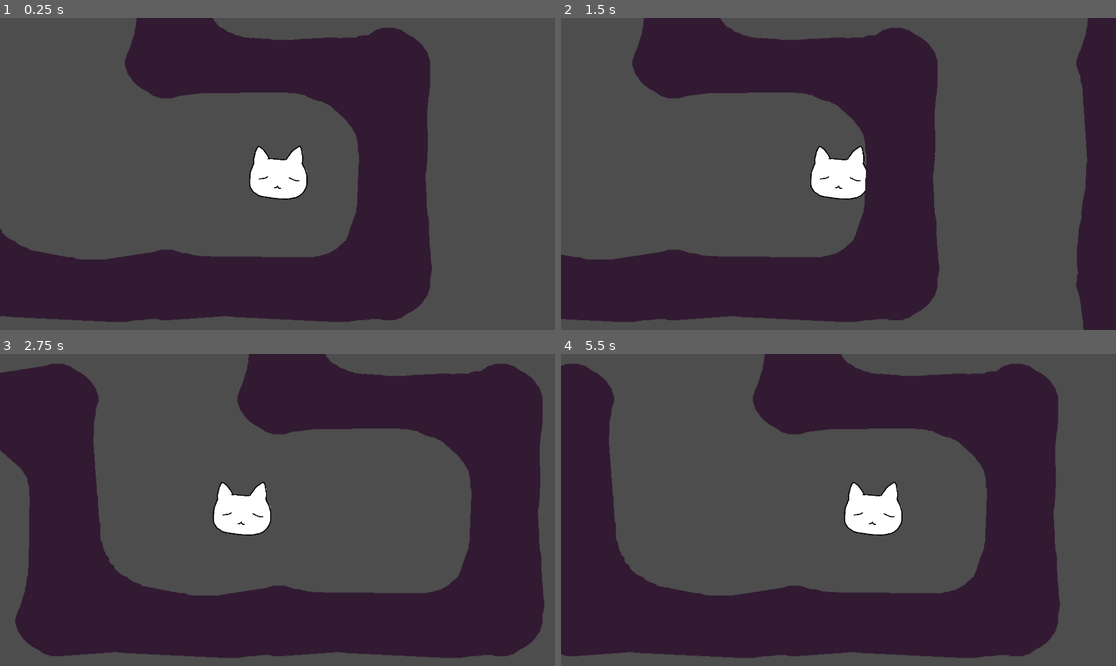
Above: before the commit, frames 1-4 (two rows, left to right).
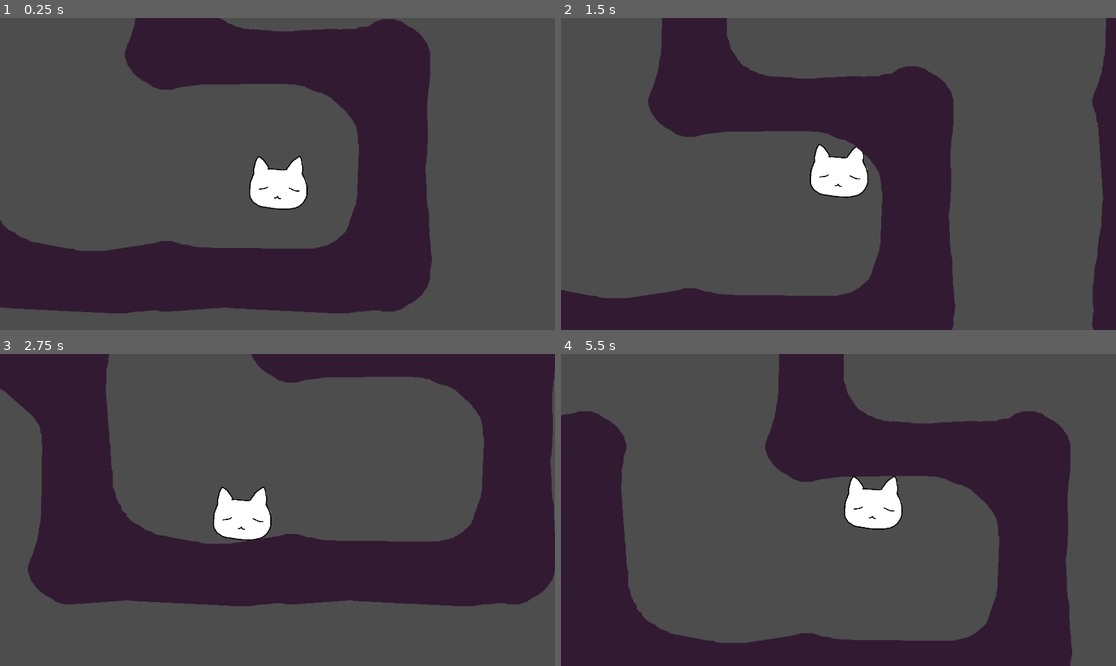
Above: after the commit, the same moments.

Repository: emeryplyler/Paths
Game: Godot game, scene res://main_game_scene/root.tscn
The game is run twice, just before and just after one commit, with the same random seed, the same clock (stepped at 60 frames per second) and the same inputs.
Inputs:
- Up to frame 1 (0.25 s): no input
- Up to frame 2 (1.5 s): tap Enter (ui_accept) at 0.5, 0.6 s; hold D (Right) from 0.53 s (still down); tap Space (Jump, bound only after the commit) at 0.77, 0.8, 1.07, 1.35 s
- Up to frame 3 (2.75 s): tap Space (Jump, bound only after the commit) at 1.52, 1.82, 2.3 s; tap Enter (ui_accept) at 1.55, 2.1 s; release D (Right) at 2.03 s; hold A (Left) from 2.03 s (still down)
- Up to frame 4 (5.5 s): release A (Left) at 2.78 s; hold D (Right) 2.78-4.28 s; tap Enter (ui_accept) at 2.85, 4.35, 5.1 s; tap Space (Jump, bound only after the commit) at 3.02, 3.32, 3.6, 3.77, 4.07, 4.52, 4.82, 5.3 s; hold A (Left) 4.28-5.03 s; hold D (Right) from 5.03 s (still down)

The runs differ from the first frame. In frame 1, 7.2% of the frame differs, in the area x 0-78%, y 0-98%; in frame 2, 26%; in frame 3, 43%, in the area x 0-100%, y 0-98%; in frame 4, 30%.

Commit message:
jumping, gravity, partial wall jump

Diff:
--- a/main_game_scene/Maze.gd
+++ b/main_game_scene/Maze.gd
@@ -55,6 +55,8 @@
 	new_portal.position = pos
 	add_child(new_portal)
 	current_portal_inst = new_portal
+	if current_portal_inst == null:
+		print("ERROR: current_portal_inst is null")
 
 func destroy_portal():
 	remove_child(current_portal_inst)
--- a/main_game_scene/root.tscn
+++ b/main_game_scene/root.tscn
@@ -111,6 +111,8 @@
 collision_mask = 5
 script = ExtResource("1_uu05j")
 SPEED = 500.0
+JUMP_VELOCITY = -600.0
+WALL_PUSH_VELOCITY = 500
 
 [node name="CollisionShape2D" type="CollisionShape2D" parent="Player"]
 shape = SubResource("RectangleShape2D_flqml")
--- a/player/PlayerMovement.gd
+++ b/player/PlayerMovement.gd
@@ -2,32 +2,53 @@
 
 
 @export var SPEED = 300.0
-#const JUMP_VELOCITY = -400.0
+@export var JUMP_VELOCITY = -400.0
+@export var WALL_PUSH_VELOCITY = 0
+
+var facing_left: bool = false
 
 # Get the gravity from the project settings to be synced with RigidBody nodes.
-#var gravity = ProjectSettings.get_setting("physics/2d/default_gravity")
+var gravity = ProjectSettings.get_setting("physics/2d/default_gravity")
 
 
-func _physics_process(_delta):
+func _physics_process(delta):
 	# Add the gravity.
-	#if not is_on_floor():
-		#velocity.y += gravity * delta
+	if not is_on_floor():
+		velocity.y += gravity * delta
 
 	# Handle jump.
-	#if Input.is_action_just_pressed("ui_accept") and is_on_floor():
-		#velocity.y = JUMP_VELOCITY
+	if Input.is_action_just_pressed("Jump") and is_on_floor():
+		velocity.y = JUMP_VELOCITY
+
+	if Input.is_action_just_pressed("Jump") and is_on_wall() and not is_on_floor():
+		velocity.y = JUMP_VELOCITY
+		if facing_left:
+			velocity.x = WALL_PUSH_VELOCITY
+		else:
+			velocity.x = -WALL_PUSH_VELOCITY
+		print(velocity)
+		print(facing_left)
+
 
 	# Get the input direction and handle the movement/deceleration.
 	# As good practice, you should replace UI actions with custom gameplay actions.
 	var lr = Input.get_axis("Left", "Right")
-	var ud = Input.get_axis("Up", "Down")
+	#var ud = Input.get_axis("Up", "Down")
 	if lr:
 		velocity.x = lr * SPEED
+		if lr < 0 and not facing_left:
+			flip()
+		elif lr > 0 and facing_left:
+			flip()
 	else:
 		velocity.x = move_toward(velocity.x, 0, SPEED)
-	if ud:
-		velocity.y = ud * SPEED
-	else:
-		velocity.y = move_toward(velocity.y, 0, SPEED)
+	#if ud:
+		#velocity.y = ud * SPEED
+	#else:
+		#velocity.y = move_toward(velocity.y, 0, SPEED)
 
 	move_and_slide()
+
+func flip():
+	facing_left = not facing_left
+	# flip sprite around
--- a/project.godot
+++ b/project.godot
@@ -42,6 +42,11 @@
 "events": [Object(InputEventKey,"resource_local_to_scene":false,"resource_name":"","device":-1,"window_id":0,"alt_pressed":false,"shift_pressed":false,"ctrl_pressed":false,"meta_pressed":false,"pressed":false,"keycode":0,"physical_keycode":83,"key_label":0,"unicode":115,"echo":false,"script":null)
 ]
 }
+Jump={
+"deadzone": 0.5,
+"events": [Object(InputEventKey,"resource_local_to_scene":false,"resource_name":"","device":-1,"window_id":0,"alt_pressed":false,"shift_pressed":false,"ctrl_pressed":false,"meta_pressed":false,"pressed":false,"keycode":0,"physical_keycode":32,"key_label":0,"unicode":32,"echo":false,"script":null)
+]
+}
 
 [layer_names]
 
Binary file removed: assets/environment/tilemap.aseprite
